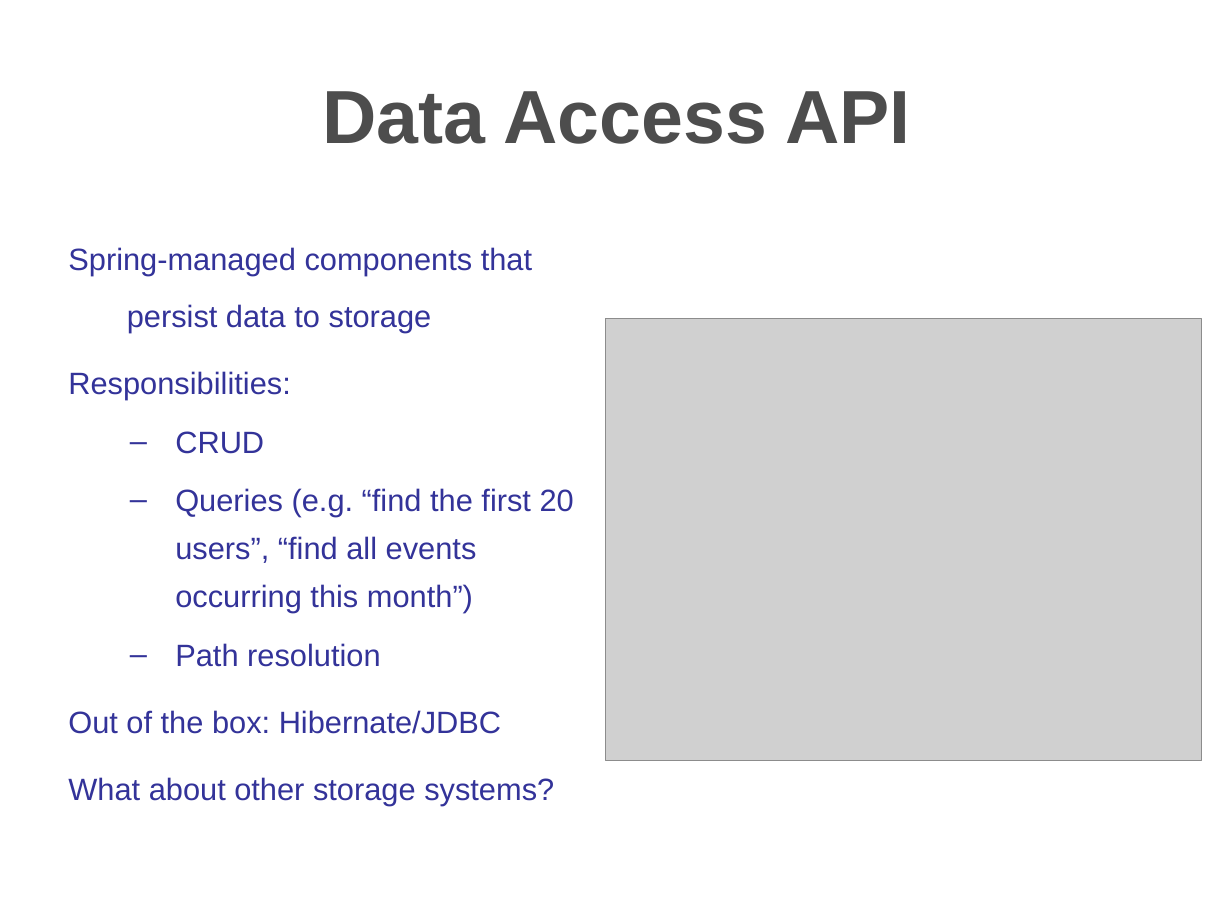
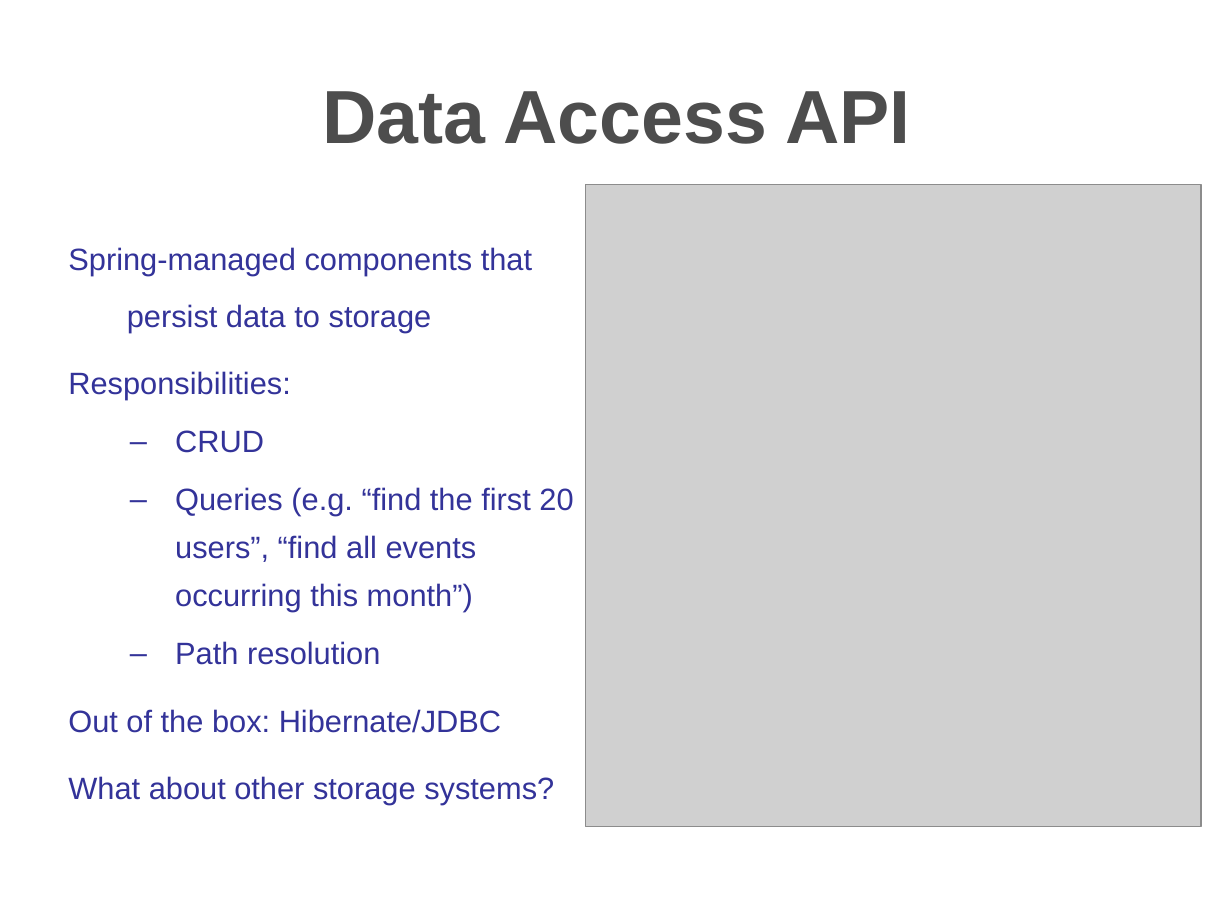
Before and after one commit to hzbarcea/cosmo, a slide deck: slide 21 of src/docs/presentations/apachecon2006.ppt. Drawn at 1232x924 pixels with LibreOffice and Linux fonts; fonts in the diff are those of the drawing; grey boxes stand for pictures; background and template pictures are left out. Boxes give left, top, right and bottom in pixels: in the first picture for what was removed or moved away, otherwise in the second. Text is boxed around its words. In the diff, an @@ line names an element or a change of style, - is before the commit and + after.

```diff
--- a/src/docs/presentations/apachecon2006.ppt
+++ b/src/docs/presentations/apachecon2006.ppt
@@ freeform shape at (0,0,1232,195): fill gradient #6993CA to #FFFFFF to gradient #FFFFFF to #6993CA @@
@@ title "Data Access API" at (322,91,910,144): indent changed; line spacing 52.1pt to 52pt @@
@@ picture: place and size @@
-picture at (606,318,1201,760)
+picture at (585,185,1201,827)
@@ text at (175,430,573,665): line spacing 28.1pt to 28pt @@
```
Also in this commit, not shown: 29 other slides changed.
